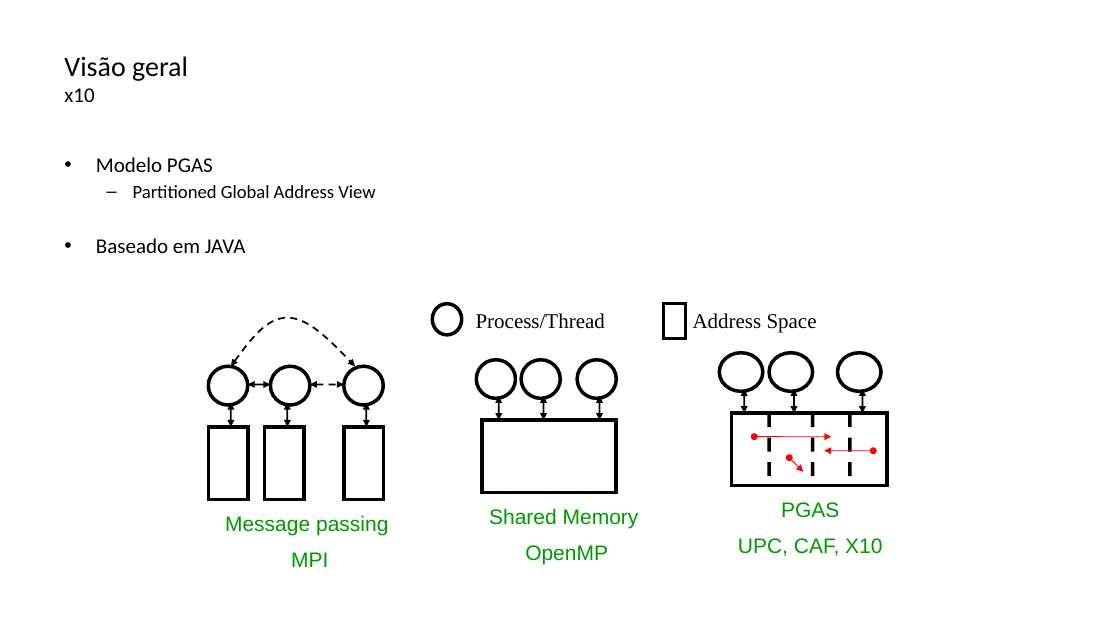
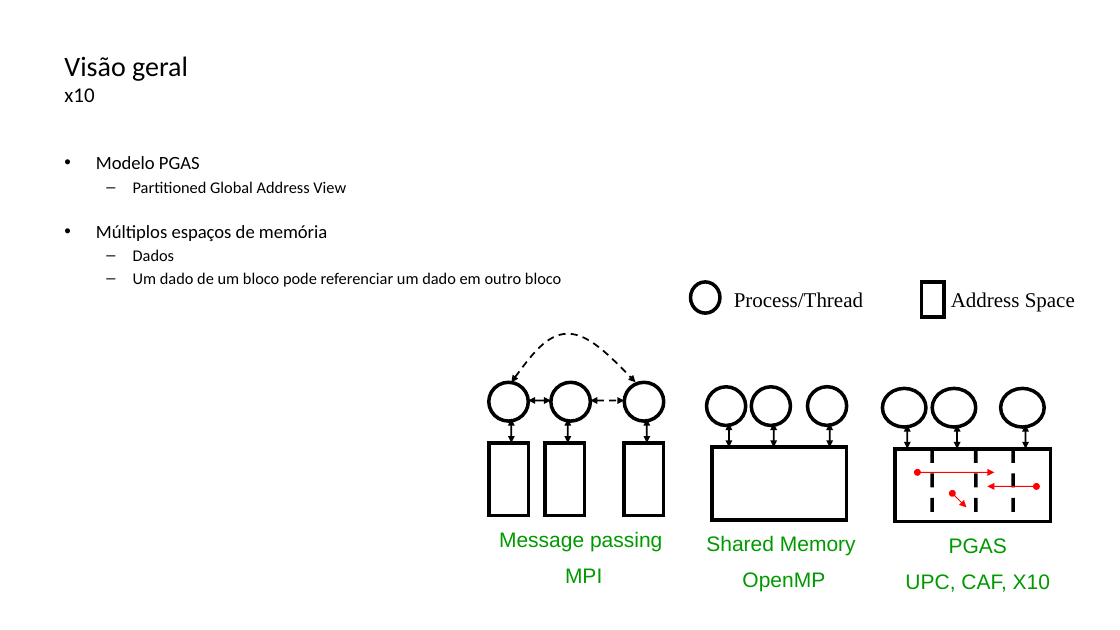
Before and after one commit to lquatrin/inf2591, a slide deck: slide 4 of x10.pptx. Drawn at 1120x630 pixels with LibreOffice and Linux fonts; fonts in the diff are those of the drawing. Boxes give left, top, right and bottom in pixels: in the first picture for what was removed or moved away, otherwise in the second. Text is boxed around its words. In the diff, an @@ line names an element or a change of style, - is before the commit and + after.

```diff
--- a/x10.pptx
+++ b/x10.pptx
@@ text at (x1=96, y1=156, x2=346, y2=193): size 18 to 16 pt in "Modelo PGAS"; size 16 to 14 pt in "Partitioned Global Address View" @@
@@ text at (x1=96, y1=225, x2=561, y2=287): text changed; size 18 to 14 pt @@
-• Baseado em JAVA
+• Múltiplos espaços de memória
+  – Dados
+  – Um dado de um bloco pode referenciar um dado em outro bloco
@@ 2 texts, 1 rectangle, 1 ellipse moved together from (x1=433, y1=304, x2=817, y2=339) to (x1=691, y1=282, x2=1075, y2=318) @@
@@ 5 double arrows, 3 rectangles, 3 ellipses, 1 freeform shape moved together from (x1=208, y1=318, x2=383, y2=500) to (x1=489, y1=334, x2=664, y2=516) @@
@@ 3 ellipses, 3 double arrows, 1 rectangle moved together from (x1=476, y1=360, x2=617, y2=492) to (x1=707, y1=386, x2=847, y2=519) @@
@@ 6 double arrows, 3 ellipses, 3 lines, 1 rectangle moved together from (x1=719, y1=353, x2=887, y2=486) to (x1=883, y1=388, x2=1050, y2=522) @@
@@ text "Message passing" moved from (x1=225, y1=515, x2=388, y2=567) to (x1=499, y1=531, x2=662, y2=583) @@
@@ text "Shared Memory" moved from (x1=489, y1=508, x2=639, y2=565) to (x1=706, y1=535, x2=856, y2=591) @@
@@ text "PGAS" moved from (x1=738, y1=502, x2=882, y2=556) to (x1=905, y1=538, x2=1050, y2=592) @@
```
Also in this commit, not shown: 12 other slides changed, 1 slide added, 5 other files.
